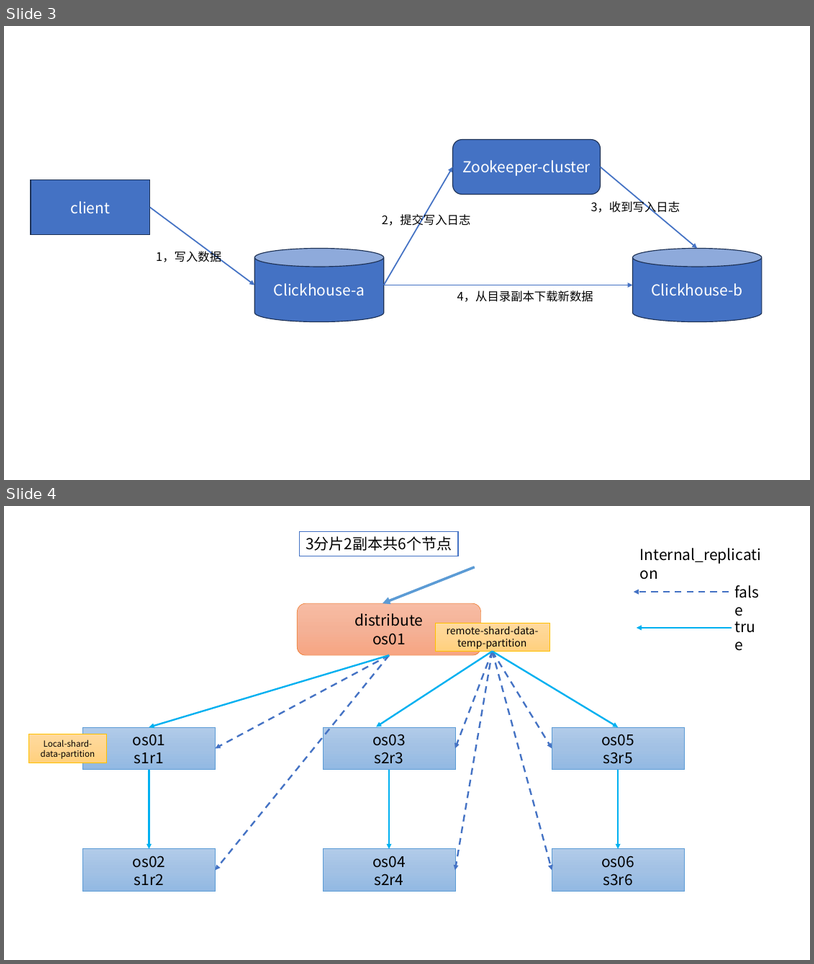
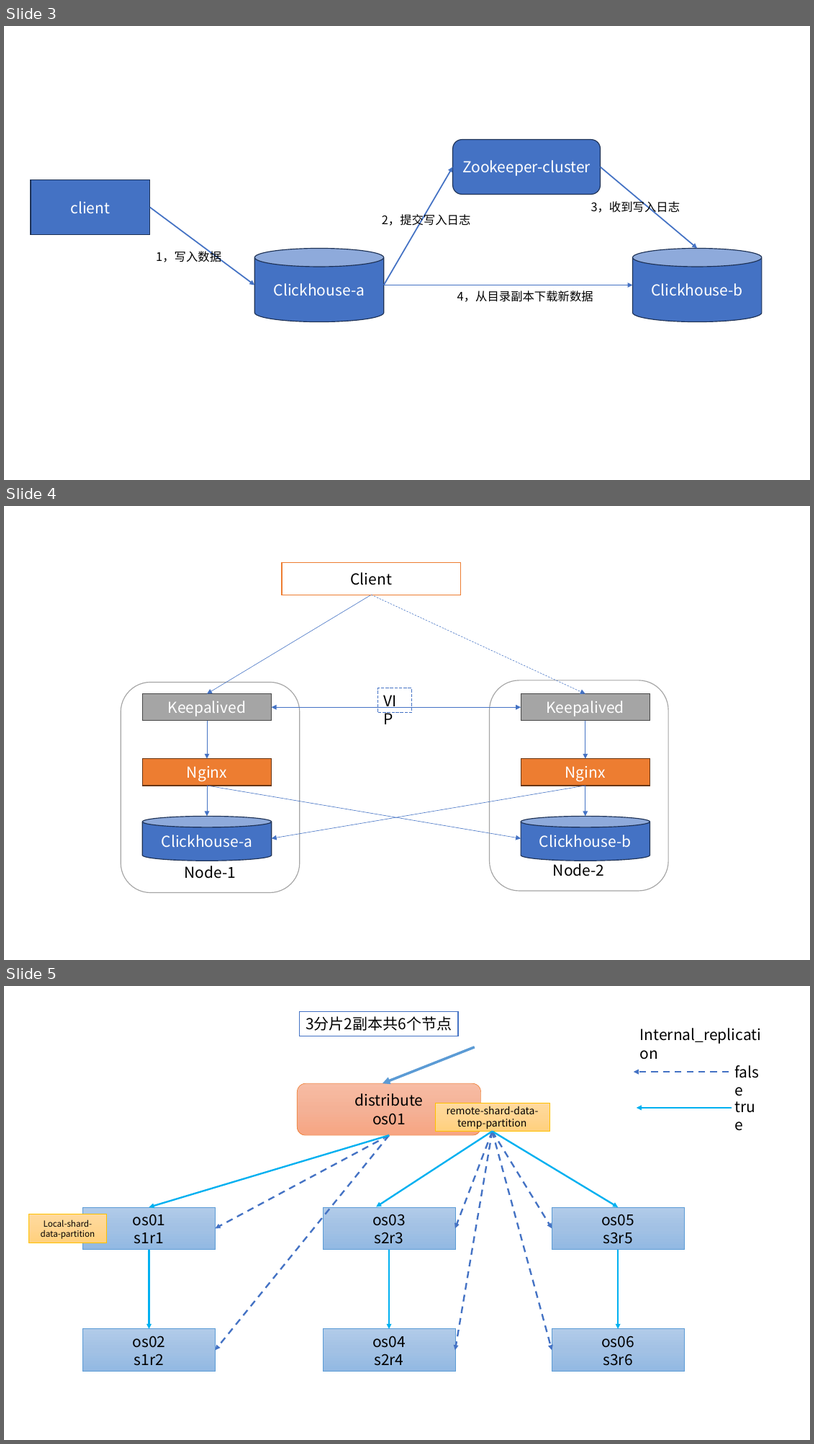
Before and after one commit to kkzfl22/learn-md, a slide deck: clickhouse/Clickhouse.pptx. Shown one above the other, each under a label of ours: slides 3 and 4 before the commit, slides 3, 4 and 5 after it. The pictures are 814x964 and 814x1444 pixels, drawn with LibreOffice and Linux fonts; fonts in the diff are those of the drawing. Boxes give left, top, right and bottom in pixels: in the first picture for what was removed or moved away, otherwise in the second. Text is boxed around its words. In the diff, an @@ line names an element or a change of style, - is before the commit and + after.

```diff
--- a/clickhouse/Clickhouse.pptx
+++ b/clickhouse/Clickhouse.pptx
@@ slide 4 added at (4,506,810,960), background #FFFFFF @@
@@ rectangle added at (282,562,460,595), fill #FFFFFF, outline #ED7D31 1 pt, 18 pt, text #000000 @@
+Client
@@ arrow added from (371, 595) to (207, 693), #4472C4 0.5 pt @@
@@ arrow added from (371, 595) to (586, 693), #4472C4 0.5 pt dashed @@
@@ rounded rectangle added at (121,682,300,893), fill #FFFFFF, outline #A5A5A5 1 pt, 18 pt, text #000000 @@
+Node-1
@@ rectangle added at (142,693,272,720), fill #A5A5A5, outline #484848 1 pt, 18 pt, text #FFFFFF @@
+Keepalived
@@ rectangle added at (378,688,412,713), outline #4472C4 0.75 pt dashed, 18 pt, text #000000 @@
+VIP
@@ rounded rectangle added at (490,680,669,890), fill #FFFFFF, outline #A5A5A5 1 pt, 18 pt, text #000000 @@
+Node-2
@@ rectangle added at (521,693,651,720), fill #A5A5A5, outline #484848 1 pt, 18 pt, text #FFFFFF @@
+Keepalived
@@ arrow added from (207, 721) to (207, 759), #4472C4 0.5 pt @@
@@ double arrow added from (272, 707) to (521, 707), #4472C4 0.5 pt @@
@@ arrow added from (586, 721) to (586, 759), #4472C4 0.5 pt @@
@@ rectangle added at (142,759,272,785), fill #ED7D31, outline #683715 1 pt, 18 pt, text #FFFFFF @@
+Nginx
@@ rectangle added at (521,759,651,785), fill #ED7D31, outline #683715 1 pt, 18 pt, text #FFFFFF @@
+Nginx
@@ arrow added from (207, 785) to (207, 816), #4472C4 0.5 pt @@
@@ arrow added from (207, 785) to (521, 838), #4472C4 0.5 pt @@
@@ arrow added from (586, 785) to (272, 838), #4472C4 0.5 pt @@
@@ arrow added from (586, 785) to (586, 816), #4472C4 0.5 pt @@
@@ cylinder added at (142,816,272,860), fill #4472C4, outline #1E3256 1 pt, 18 pt, text #FFFFFF @@
+Clickhouse-a
@@ cylinder added at (521,816,651,860), fill #4472C4, outline #1E3256 1 pt, 18 pt, text #FFFFFF @@
+Clickhouse-b
@@ what was slide 4 is now slide 5 @@
```
Also in this commit, not shown: 2 other files.
